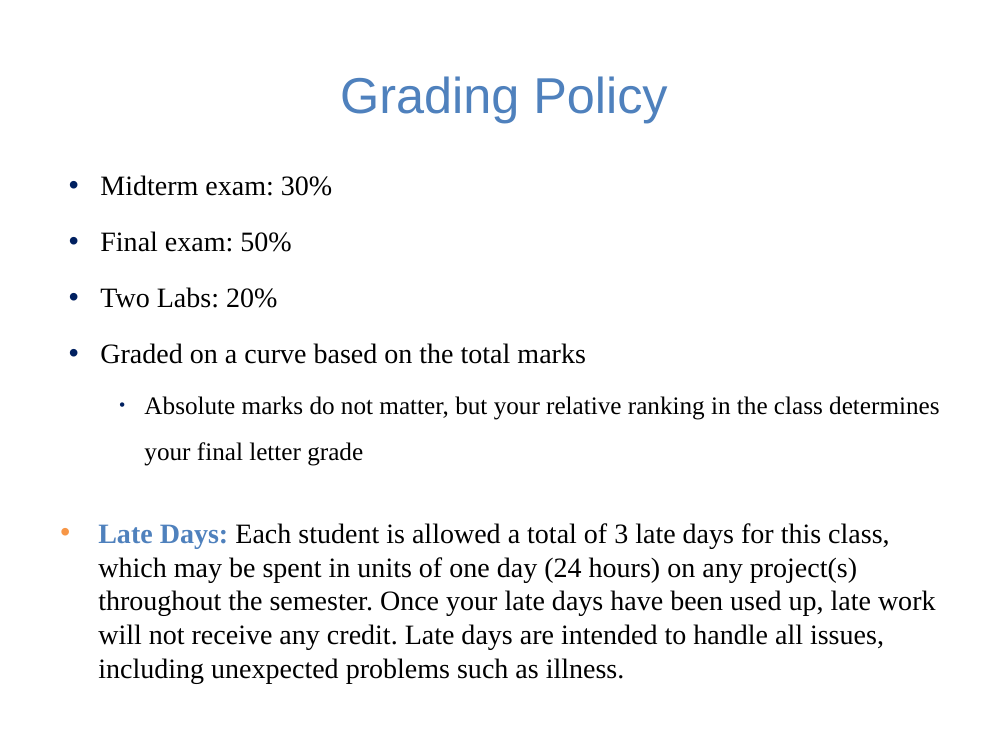
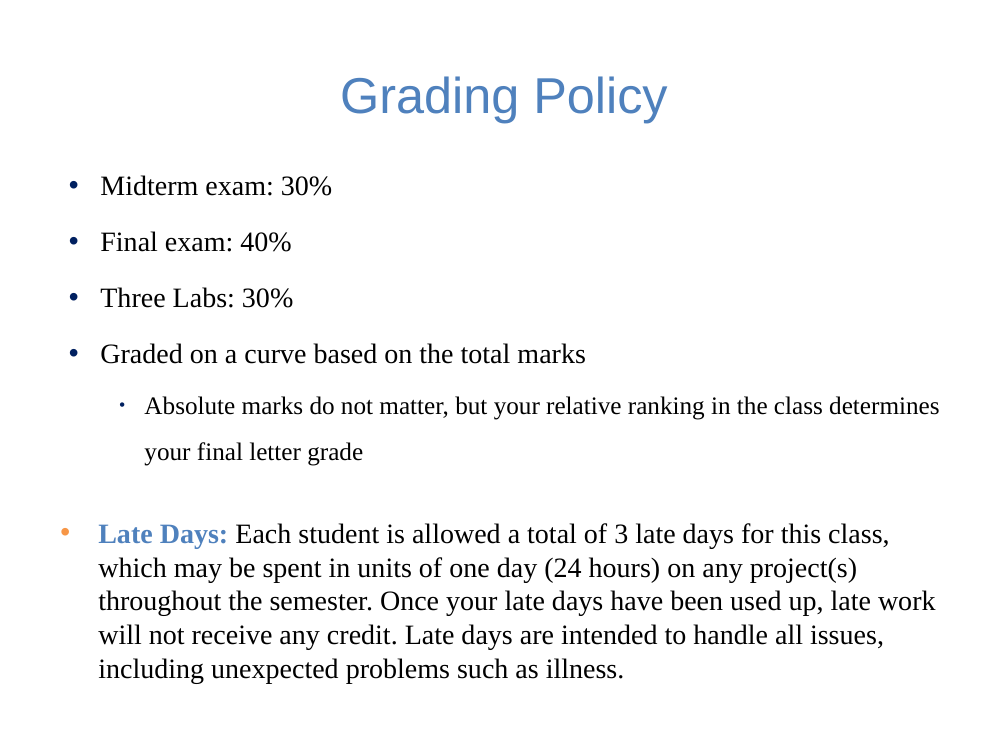
Before and after one commit to guhofstra/CSC256Fa25, a slide deck: slide 6 of PPTs/Lecture 0-course overview.pptx. Drawn at 1008x756 pixels with LibreOffice and Linux fonts; fonts in the diff are those of the drawing. Boxes give left, top, right and bottom in pixels: in the first picture for what was removed or moved away, otherwise in the second. Text is boxed around its words. In the diff, an @@ line names an element or a change of style, - is before the commit and + after.

```diff
--- a/PPTs/Lecture 0-course overview.pptx
+++ b/PPTs/Lecture 0-course overview.pptx
@@ text at <box>100,231,293,308</box>: text changed @@
-  • Final exam: 50%
-  • Two Labs: 20%
+  • Final exam: 40%
+  • Three Labs: 30%
```
Also in this commit, not shown: 2 other files.
